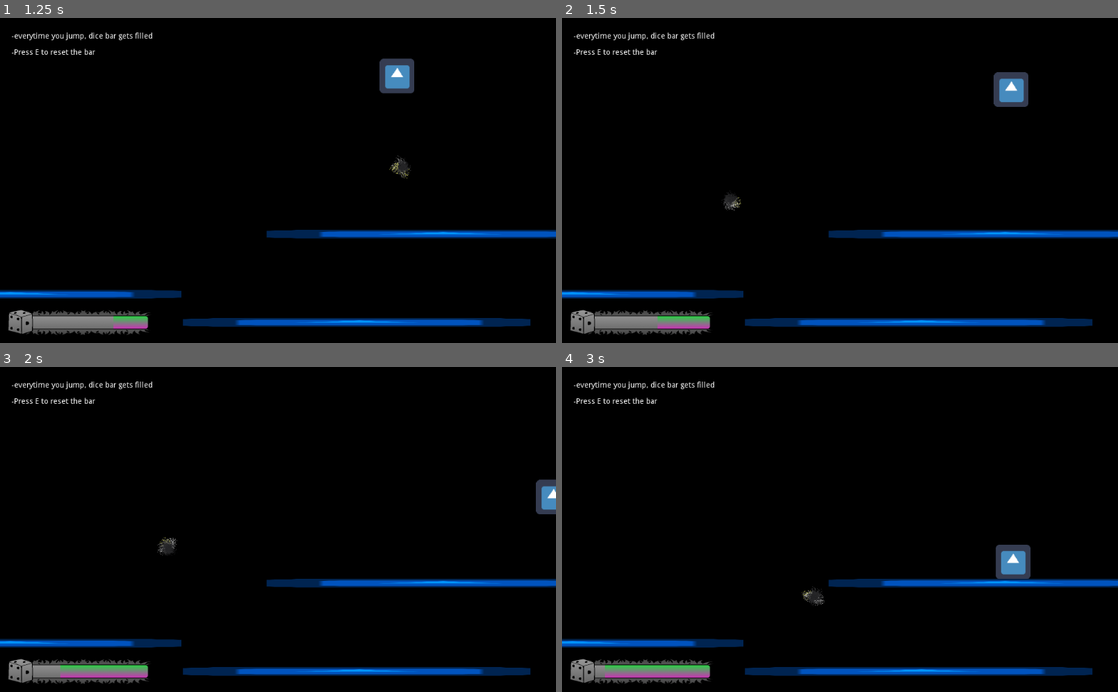
Above: before the commit, frames 1-4 (two rows, left to right).
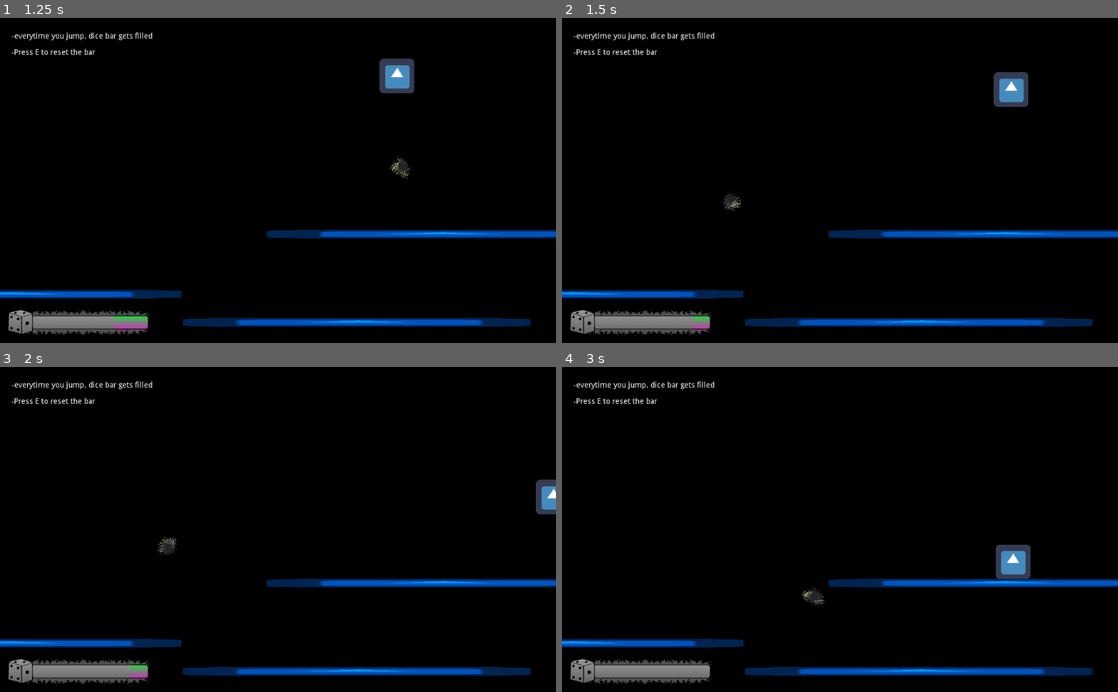
Above: after the commit, the same moments.

Repository: Lagrossa/DicePlatformerT
Game: Godot game, scene res://scenes/mainScenes/MainScene.tscn
Two runs of this game, one before a commit and one after it. Both use one fixed random seed, a clock stepped at 60 frames per second and the inputs below. The engine's default icon, where the game draws it, is replaced by a stand-in: a white triangle on a blue panel in a dark square.
Inputs (mouse positions are in pixels of both pictures, inside the frame that each line leads up to):
- Up to frame 1 (1.25 s): tap E (E) at 0.5, 0.6 s; move the mouse to (400, 164) at 0.52 s; hold D (right) from 0.53 s (still down); tap Space (jump) at 0.77, 0.8, 1.07 s
- Up to frame 2 (1.5 s): keep holding D (right); tap E (E) at 1.25 s; move the mouse to (728, 196) at 1.27 s; tap Space (jump) at 1.35 s
- Up to frame 3 (2 s): keep holding D (right); tap Space (jump) at 1.52, 1.82 s; tap E (E) at 1.55 s
- Up to frame 4 (3 s): tap E (E) at 2, 2.1, 2.75, 2.85 s; move the mouse to (895, 458) at 2.02 s; release D (right) at 2.03 s; hold A (left) 2.03-2.78 s; tap Space (jump) at 2.3 s; move the mouse to (812, 594) at 2.77 s; hold D (right) from 2.78 s (still down)

Frame 1 is identical in both runs. In frame 2, 0.2% of the frame differs, in the area x 17-24%, y 91-96%; in frame 3, 0.4%; in frame 4, 0.6%, in the area x 7-27%, y 91-96%.
Error after the commit: Invalid get index 'JumpHeight' (on base: 'Nil'). (res://Dice.gd:25)

Commit message:
Updated Files.

Diff:
--- a/Dice.gd
+++ b/Dice.gd
@@ -1,17 +1,29 @@
 extends Node
 class_name Dice
 var rng = RandomNumberGenerator.new()
+onready var player := get_owner() #returns null?
 
 func dice_ability(value):
 	var dice_to_ability = {
 		1 : "add_life",
-		2 : "jump_height",
+		2 : jump_height(),
 		3 : "increase_damage",
 		4 : "spawn_enemy",
 		5 : "damage_player",
-		6 : "jump_height",
+		6 : jump_height(),
 	}
+#	match value: # I'm not sure if you can call functions from dictionaries in gdscript. If it doesn't work just use this
+#		1:
+#			print("lol")
+#		2:
+#			 player.JumpHeight
+#		_:
+#			player.JumpHeight = 500
 	return dice_to_ability[value]
+
+func jump_height():
+	player.JumpHeight += 50
+
 
 func draw_roll(values, weights): # Array Values, Array Weights
 	var totalWeight = 0
--- a/project.godot
+++ b/project.godot
@@ -13,9 +13,21 @@
 "class": "Dice",
 "language": "GDScript",
 "path": "res://Dice.gd"
+}, {
+"base": "KinematicBody2D",
+"class": "Player",
+"language": "GDScript",
+"path": "res://scripts/Player.gd"
+}, {
+"base": "KinematicBody2D",
+"class": "Player2",
+"language": "GDScript",
+"path": "res://Scenes/mainScenes/Player.gd"
 } ]
 _global_script_class_icons={
-"Dice": ""
+"Dice": "",
+"Player": "",
+"Player2": ""
 }
 
 [application]
--- a/scenes/mainScenes/Player.gd
+++ b/scenes/mainScenes/Player.gd
@@ -1,4 +1,5 @@
 extends KinematicBody2D
+class_name Player2
 
 export (int) var MaxHealth # the maximum ammount of health the player could have
 export (int) var Health # the actual health
--- a/scripts/Player.gd
+++ b/scripts/Player.gd
@@ -1,5 +1,5 @@
 extends KinematicBody2D
-
+class_name Player
 export (int) var MaxHealth # the maximum ammount of health the player could have
 export (int) var Health # the actual health
 export (int) var Damage # how much damage the player deals
--- a/scripts/UI.gd
+++ b/scripts/UI.gd
@@ -14,7 +14,7 @@
 		DiceBar_Progress += 1
 		$DiceBar/ProgressBar.value = DiceBar_Progress
 
-	if Input.is_action_just_pressed("E") and DiceBar_Progress >= DiceBar_maxValue:
+	if Input.is_action_just_pressed("E"): #and DiceBar_Progress >= DiceBar_maxValue:
 		DiceBar_Progress = 0
 		$DiceBar/ProgressBar.value = DiceBar_Progress
 		var roll = dice.dice_ability(dice.draw_roll([1,2,3,4,5,6],[.16,.16,.16,.16,.16,.16]))
